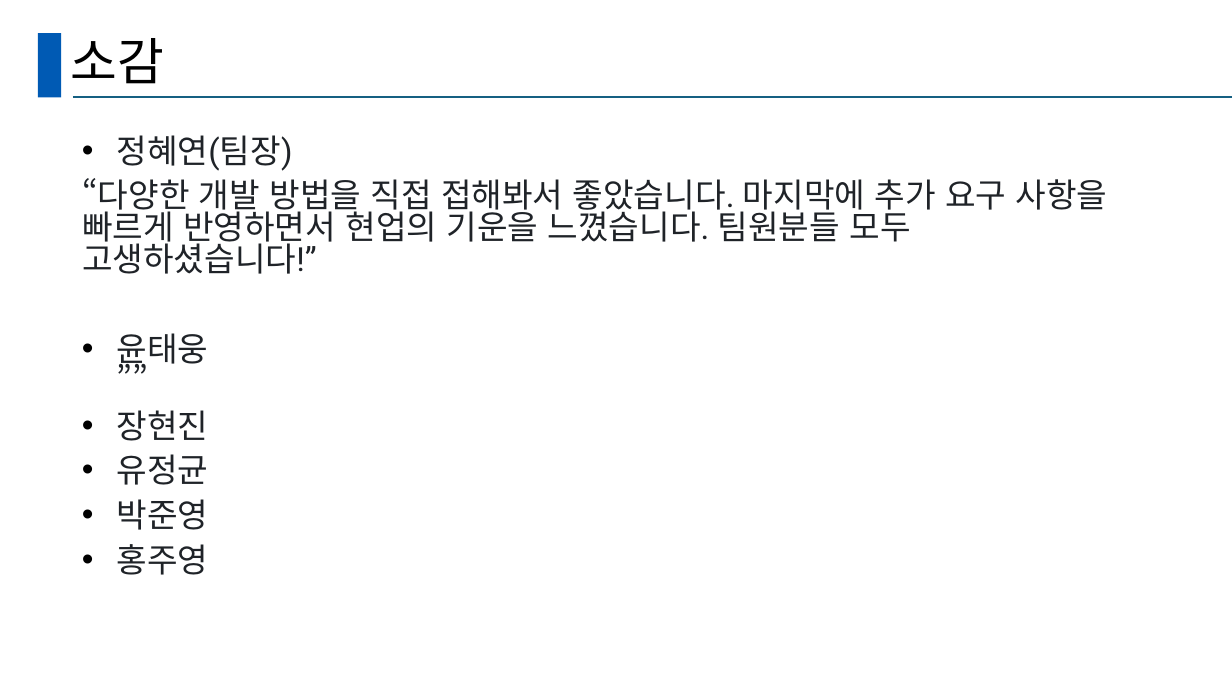
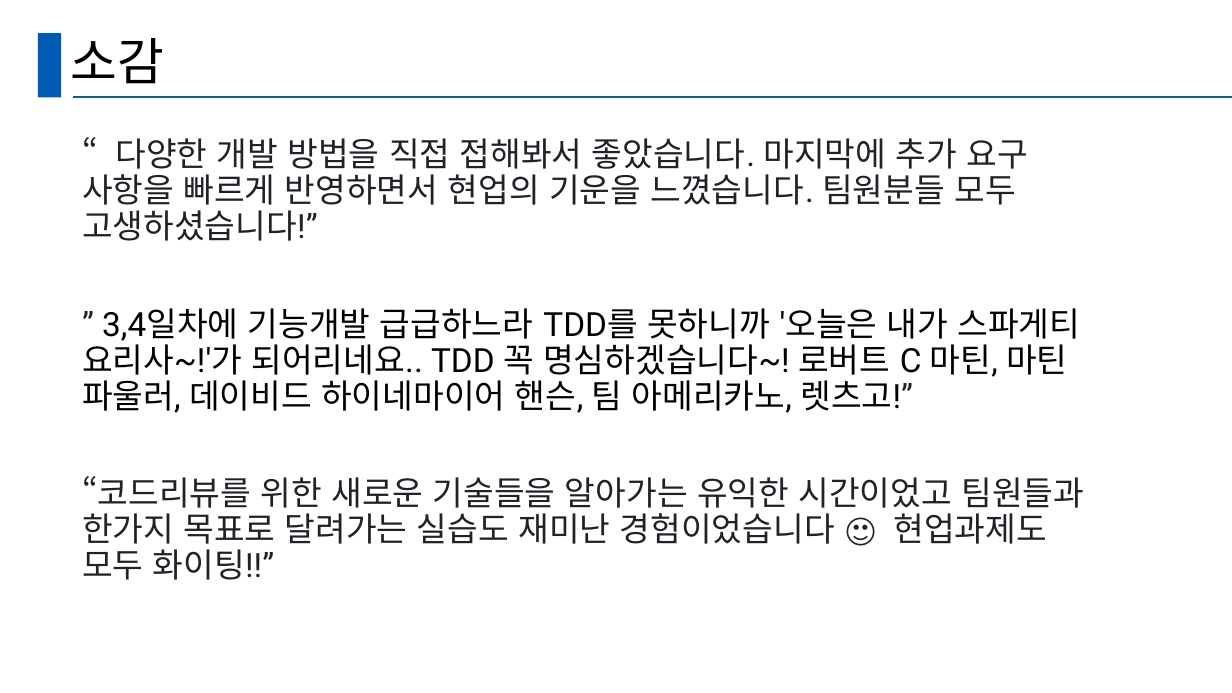
Before and after one commit to hy-ra-na/presentation_Americano, a slide deck: slide 16 of 발표양식.pptx (slide 10 before the commit). Drawn at 1232x693 pixels with LibreOffice and Linux fonts; fonts in the diff are those of the drawing. Boxes give left, top, right and bottom in pixels: in the first picture for what was removed or moved away, otherwise in the second. Text is boxed around its words. In the diff, an @@ line names an element or a change of style, - is before the commit and + after.

```diff
--- a/발표양식.pptx
+++ b/발표양식.pptx
@@ text at [82, 138, 1027, 241]: size 25.9 to 26 pt in "“다양한 개발 방법을 직접 접해봐서 좋았습니다. 마지막에 ..."; line spacing 0.8 to 0.9 @@
@@ text at [117, 135, 293, 171]: paragraph removed @@
-• 정혜연(팀장)
@@ text at [82, 308, 1084, 580]: text changed; size 25.9 to 26 pt; text colour #1F2328 to #000000 @@
-• 윤태웅
-  ””
-• 장현진
-• 유정균
-• 박준영
-• 홍주영
+” 3,4일차에 기능개발 급급하느라 TDD를 못하니까 '오늘은 내가 스파게티 요리사~!'가 되어리네요.. TDD 꼭 명심하겠습니다~! 로버트 C 마틴, 마틴 파울러, 데이비드 하이네마이어 핸슨, 팀 아메리카노, 렛츠고!”
+“코드리뷰를 위한 새로운 기술들을 알아가는 유익한 시간이었고 팀원들과 한가지 목표로 달려가는 실습도 재미난 경험이었습니다 🙂 현업과제도 모두 화이팅!!”
```
Also in this commit, not shown: 2 other slides changed, 7 slides added.
